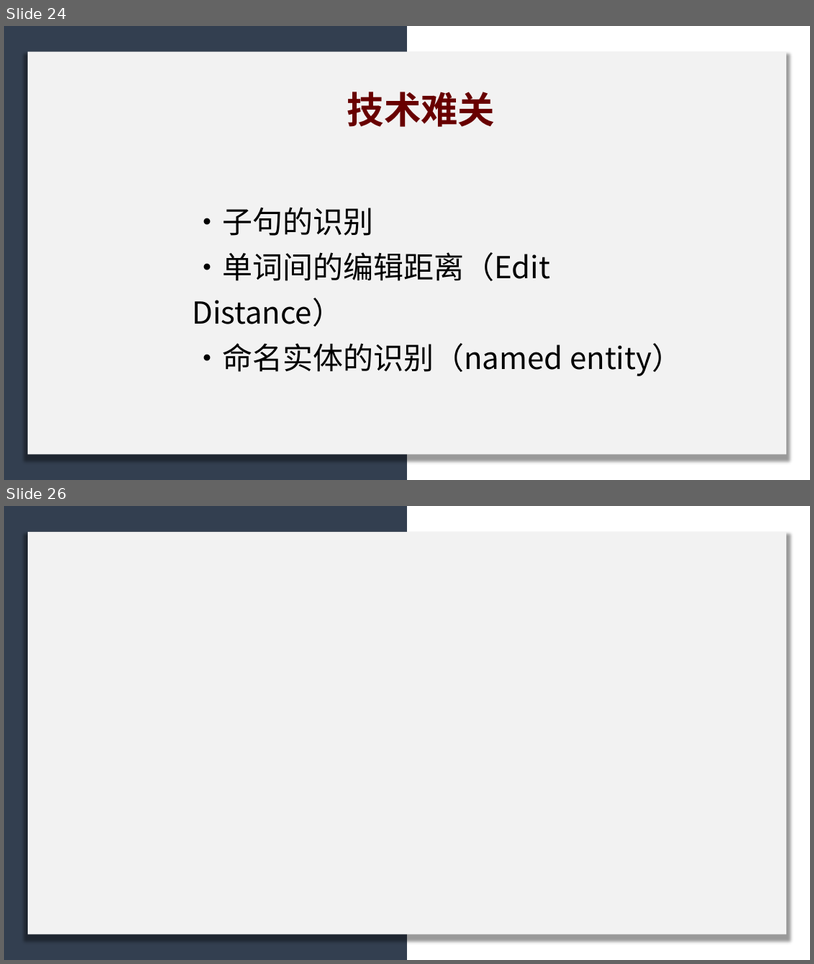
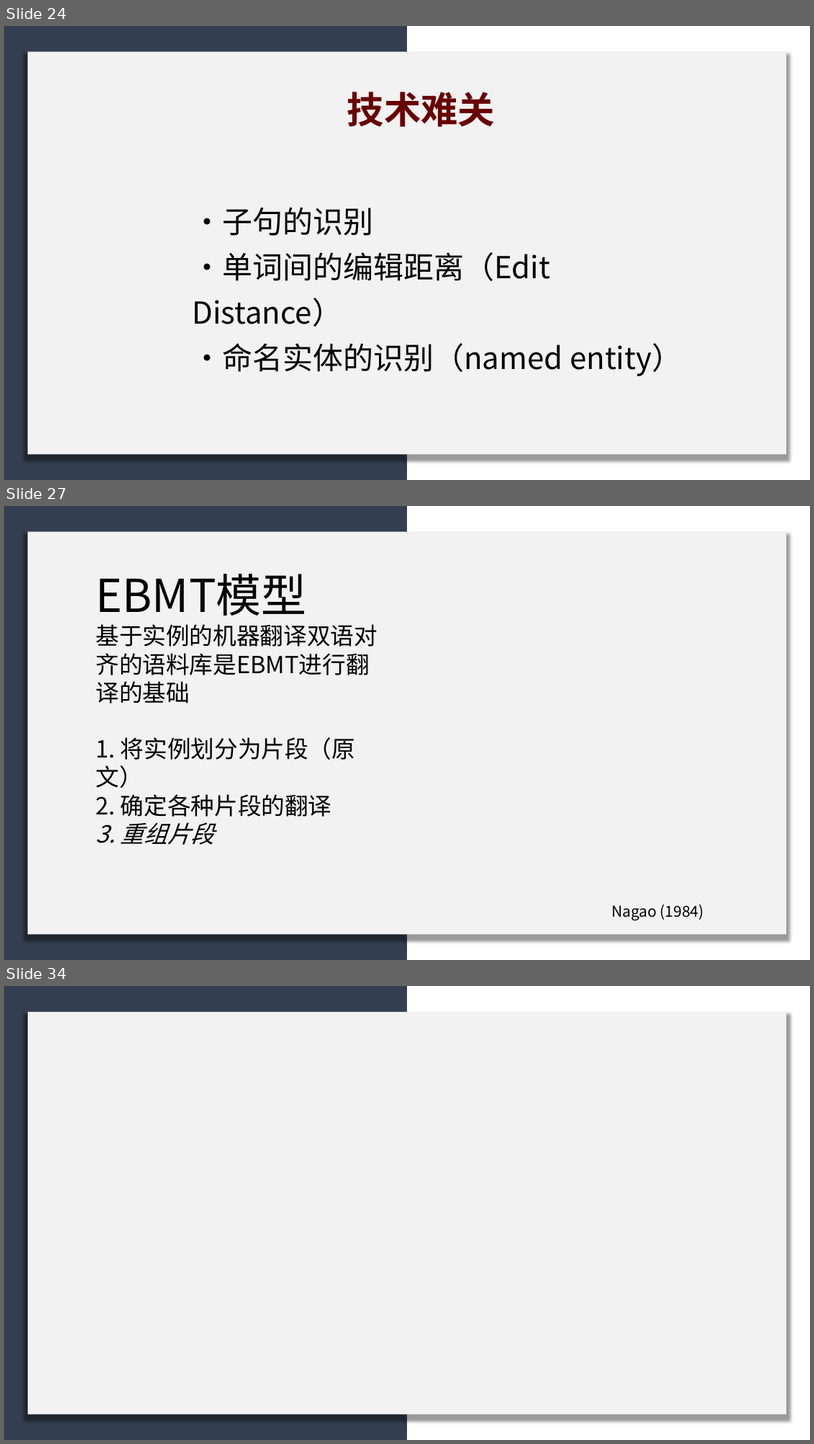
Before and after one commit to licheng0573/RosettaStone, a slide deck: 二组展示_10_24.pptx. Shown one above the other, each under a label of ours: slides 24 and 26 before the commit, slides 24, 27 and 34 after it; the slides between them are not shown. The pictures are 814x964 and 814x1444 pixels, drawn with LibreOffice and Linux fonts; fonts in the diff are those of the drawing. Boxes give left, top, right and bottom in pixels: in the first picture for what was removed or moved away, otherwise in the second. Text is boxed around its words. In the diff, an @@ line names an element or a change of style, - is before the commit and + after.

```diff
--- a/二组展示_10_24.pptx
+++ b/二组展示_10_24.pptx
@@ slide 27 added at [4,506,810,960], background #FFFFFF @@
@@ rectangle added at [4,506,407,960], fill #333F50 @@
@@ rectangle added at [28,531,787,934], fill #F2F2F2 @@
@@ text added at [95,574,377,844], 28 pt, text #000000 @@
+EBMT模型
+基于实例的机器翻译双语对齐的语料库是EBMT进行翻译的基础
+1. 将实例划分为片段（原文）
+2. 确定各种片段的翻译
+3. 重组片段
@@ text added at [612,904,705,920], 18 pt, text #000000 @@
+Nagao (1984)
@@ what was slide 26 is now slide 34 @@
```
Also in this commit, not shown: 2 slides changed, 6 other slides added.
